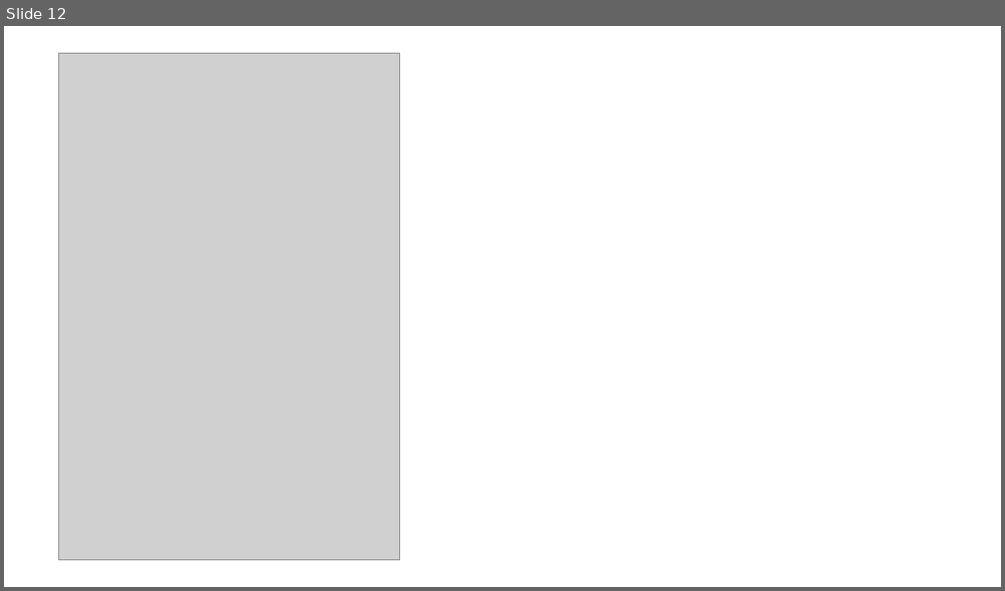
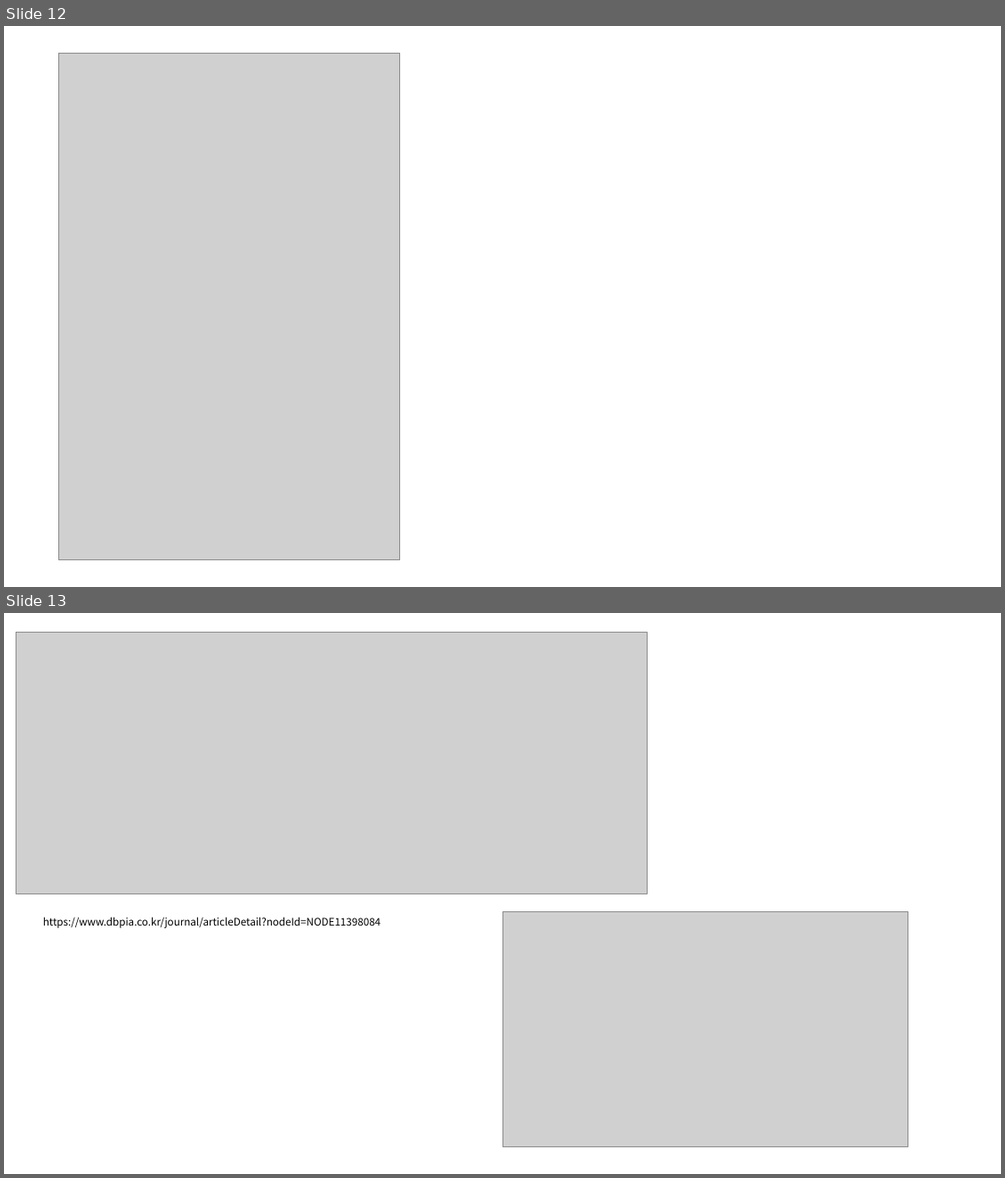
Before and after one commit to 2023dacon/Power-usage-Prediction, a slide deck: 파일/대회.pptx. Shown one above the other, each under a label of ours: slide 12 before the commit, slides 12 and 13 after it. The pictures are 1005x591 and 1005x1178 pixels, drawn with LibreOffice and Linux fonts; fonts in the diff are those of the drawing; grey boxes stand for pictures. Boxes give left, top, right and bottom in pixels: in the first picture for what was removed or moved away, otherwise in the second. Text is boxed around its words. In the diff, an @@ line names an element or a change of style, - is before the commit and + after.

Commit message:
dacon_ver3-1

```diff
--- a/파일/대회.pptx
+++ b/파일/대회.pptx
@@ slide 13 added at <box>4,613,1001,1174</box>, background #FFFFFF @@
@@ picture added at <box>16,633,647,893</box> @@
@@ text added at <box>43,916,380,928</box>, 10 pt, text #000000 @@
+https://www.dbpia.co.kr/journal/articleDetail?nodeId=NODE11398084
@@ picture added at <box>502,911,908,1147</box> @@
```
